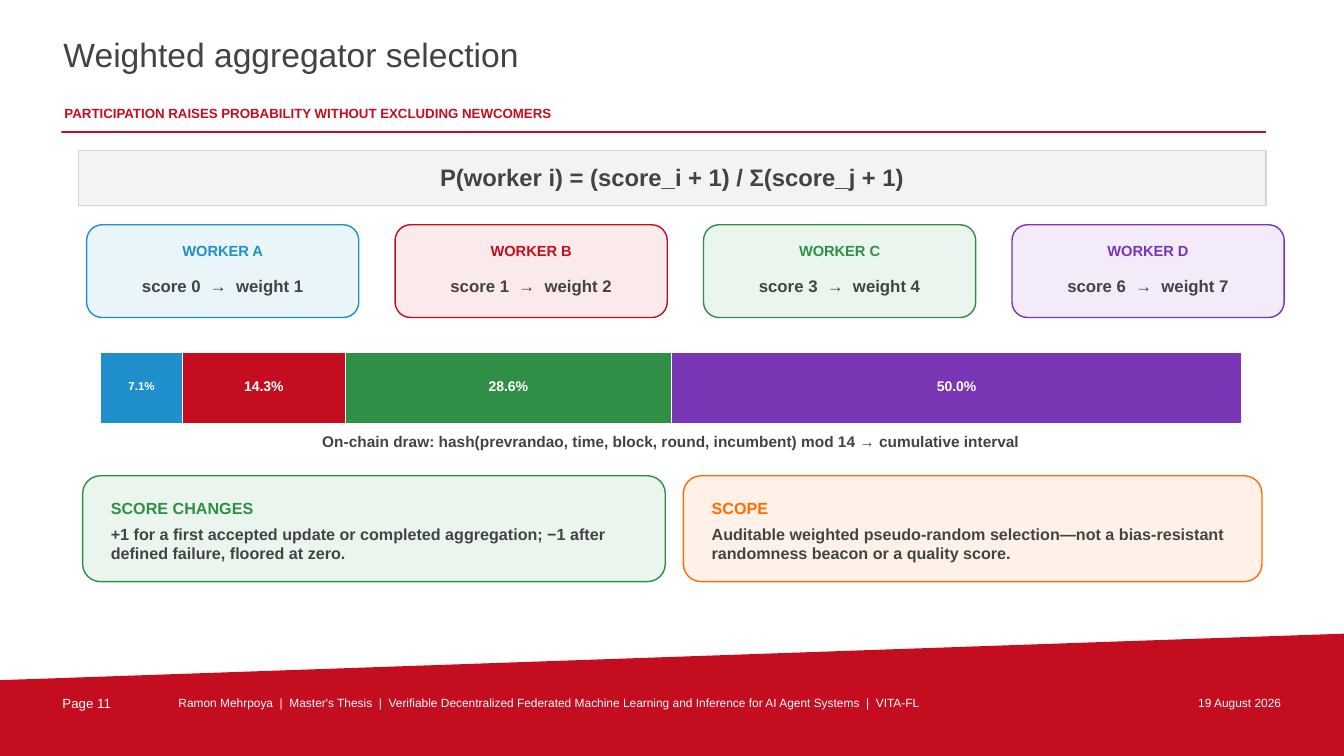
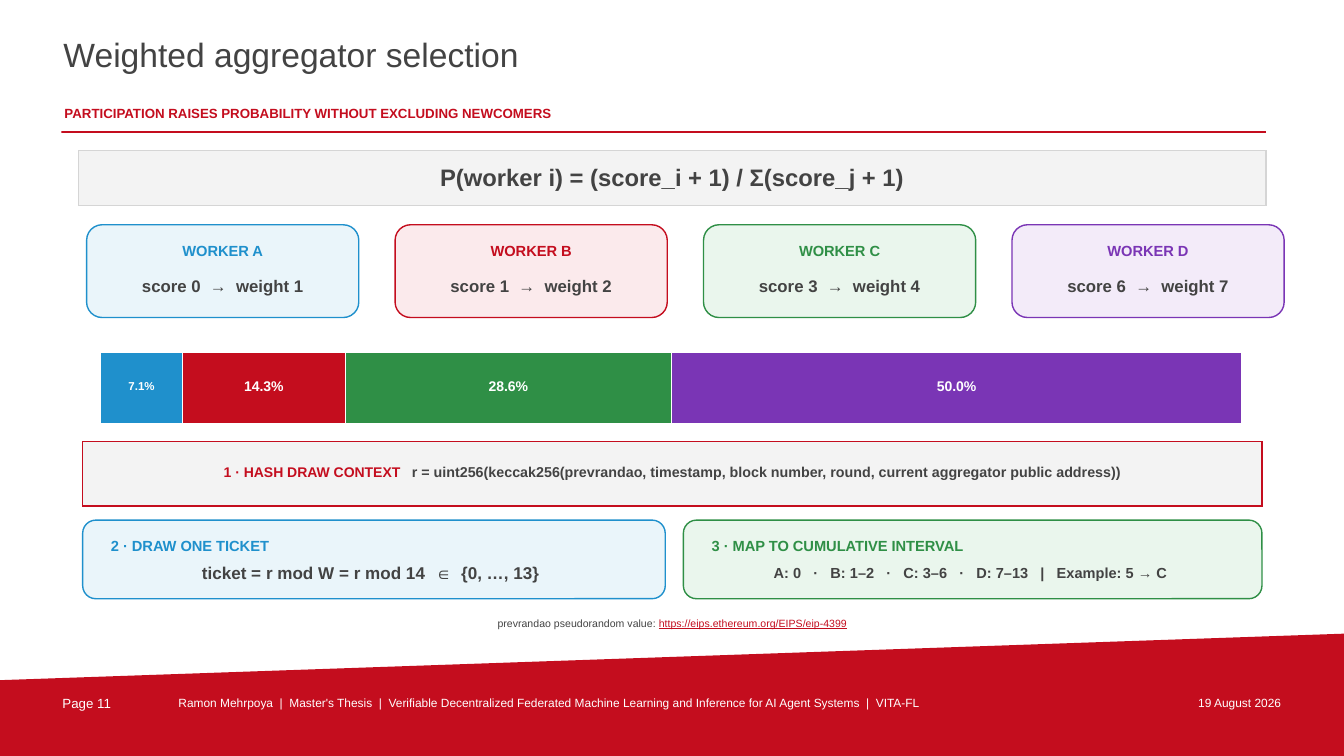
Before and after one commit to uZhW8Rgl/presentation, a slide deck: slide 11 of VITA-FL_Thesis_Presentation_TU_Berlin.pptx. Drawn at 1344x756 pixels with LibreOffice and Linux fonts; fonts in the diff are those of the drawing; background and template pictures are left out. Boxes give left, top, right and bottom in pixels: in the first picture for what was removed or moved away, otherwise in the second. Text is boxed around its words. In the diff, an @@ line names an element or a change of style, - is before the commit and + after.

```diff
--- a/VITA-FL_Thesis_Presentation_TU_Berlin.pptx
+++ b/VITA-FL_Thesis_Presentation_TU_Berlin.pptx
@@ rectangle added at (83,442,1262,506), fill #F3F3F3, outline #C40D1E 1 pt @@
@@ text "1 · HASH DRAW CONTEXT ..." at (224,466,1120,480): vertical alignment top to middle @@
@@ text at (224,466,1120,480): text changed; size 11 to 10.2 pt @@
-On-chain draw: hash(prevrandao, time, block, round, incumbent) mod 14 → cumulative interval
+1 · HASH DRAW CONTEXT r = uint256(keccak256(prevrandao, timestamp, block number, round, current aggregator public address))
@@ text removed at (111,502,254,514) @@
-SCORE CHANGES
@@ text removed at (712,502,768,514) @@
-SCOPE
@@ rounded rectangle: place and size @@
-rounded rectangle at (83,476,665,582)
+rounded rectangle at (83,520,665,599)
@@ rounded rectangle at (83,520,665,599): fill #EAF6ED to #EAF5FA; outline #2F8F46 1 pt to #1F90CC 1 pt @@
@@ text "2 · DRAW ONE TICKET" at (111,540,269,551): vertical alignment middle to top @@
@@ rounded rectangle: place and size @@
-rounded rectangle at (684,476,1262,582)
+rounded rectangle at (684,520,1262,599)
@@ rounded rectangle at (684,520,1262,599): fill #FFF1E7 to #EAF6ED; outline #FF6C00 1 pt to #2F8F46 1 pt @@
@@ text "3 · MAP TO CUMULATIVE ..." at (712,540,964,551): vertical alignment middle to top @@
@@ text at (111,540,269,551): text changed; size 11.5 to 10.5 pt; text colour #434343 to #1F90CC @@
-+1 for a first accepted update or completed aggregation; −1 after defined failure, floored at zero.
+2 · DRAW ONE TICKET
@@ text added at (202,566,539,583), 12.2 pt, text #434343, bold @@
+ticket = r mod W = r mod 14 ∈ {0, …, 13}
@@ text at (712,540,964,551): text changed; size 11.5 to 10.5 pt; text colour #434343 to #2F8F46 @@
-Auditable weighted pseudo-random selection—not a bias-resistant randomness beacon or a quality score.
+3 · MAP TO CUMULATIVE INTERVAL
@@ text added at (774,567,1167,581), 10.4 pt, text #434343, bold @@
+A: 0 · B: 1–2 · C: 3–6 · D: 7–13 | Example: 5 → C
@@ text added at (498,619,847,629), 7.5 pt, text #C30D1E, underline @@
+prevrandao pseudorandom value: https://eips.ethereum.org/EIPS/eip-4399
```
Also in this commit, not shown: 1 other slide changed, 42 other files.
